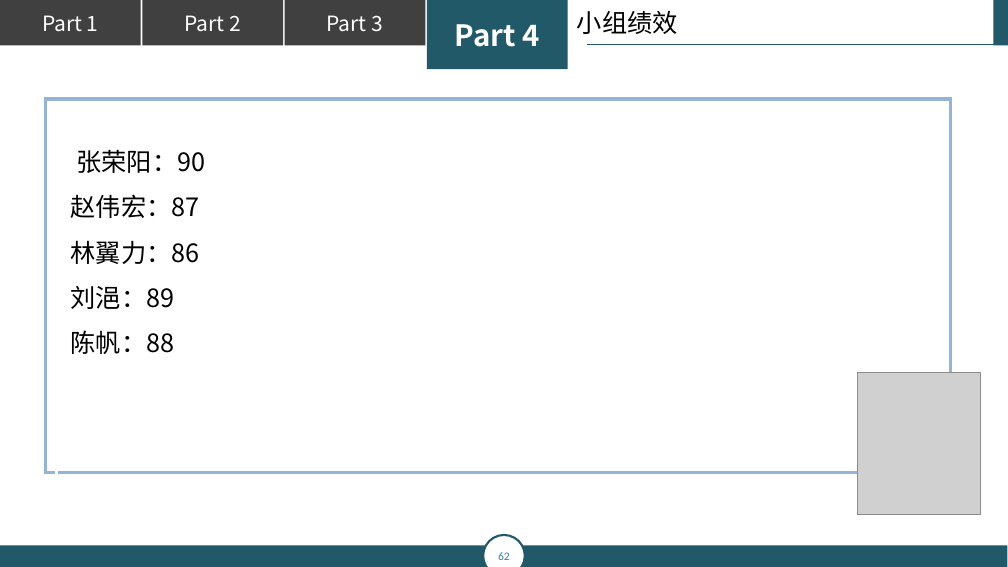
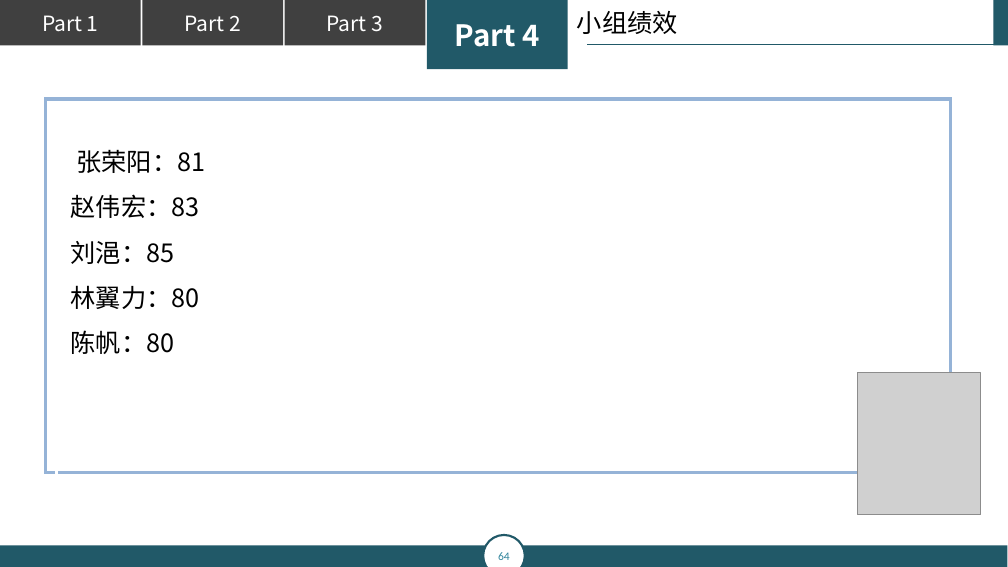
Before and after one commit to popopoi/PRD2018-G07, a slide deck: slide 64 of 翻转课堂PPT/PRD2018-G07-第五周翻转课堂PPT.pptx (slide 62 before the commit). Drawn at 1008x567 pixels with LibreOffice and Linux fonts; fonts in the diff are those of the drawing; grey boxes stand for pictures. Boxes give left, top, right and bottom in pixels: in the first picture for what was removed or moved away, otherwise in the second. Text is boxed around its words. In the diff, an @@ line names an element or a change of style, - is before the commit and + after.

```diff
--- a/翻转课堂PPT/PRD2018-G07-第五周翻转课堂PPT.pptx
+++ b/翻转课堂PPT/PRD2018-G07-第五周翻转课堂PPT.pptx
@@ text at bbox=[71, 149, 205, 354]: text changed @@
-张荣阳：90
-赵伟宏：87
-林翼力：86
-刘浥：89
-陈帆：88
+张荣阳：81
+赵伟宏：83
+刘浥：85
+林翼力：80
+陈帆：80
@@ page number at bbox=[498, 552, 510, 560]: text changed @@
-62
+64
```
Also in this commit, not shown: 5 other slides changed, 2 slides added.
